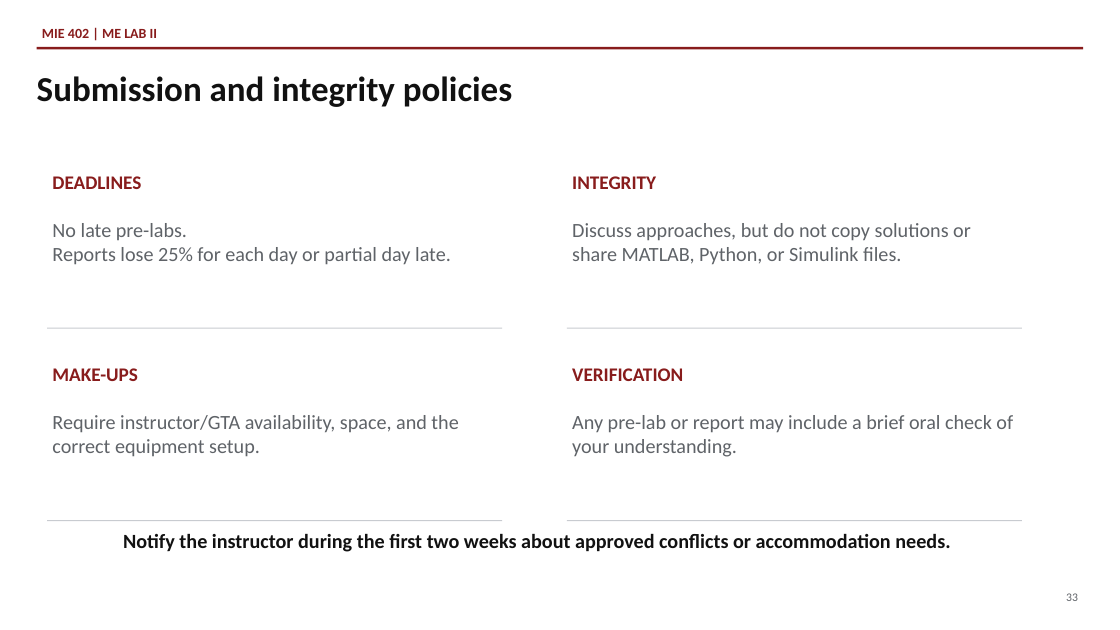
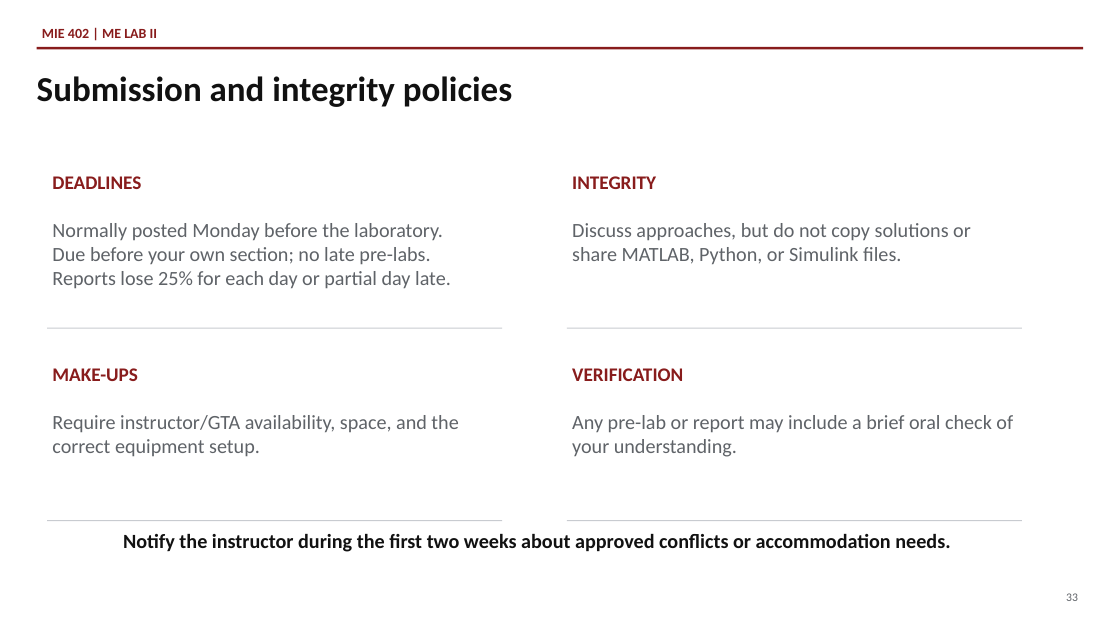
Before and after one commit to Ehsan-Roohi/MIE402-Lab, a slide deck: slide 33 of site/docs/MIE402_Lecture01_Report_Writing_Fall2026_v1.pptx. Drawn at 1120x630 pixels with LibreOffice and Linux fonts; fonts in the diff are those of the drawing. Boxes give left, top, right and bottom in pixels: in the first picture for what was removed or moved away, otherwise in the second. Text is boxed around its words. In the diff, an @@ line names an element or a change of style, - is before the commit and + after.

Commit message:
Clarify pre-lab release and section deadlines

```diff
--- a/site/docs/MIE402_Lecture01_Report_Writing_Fall2026_v1.pptx
+++ b/site/docs/MIE402_Lecture01_Report_Writing_Fall2026_v1.pptx
@@ text at bbox=[52, 223, 443, 265]: text changed @@
-No late pre-labs.
+Normally posted Monday before the laboratory.
+Due before your own section; no late pre-labs.
```
Also in this commit, not shown: 1 other slide changed, 7 other files.
